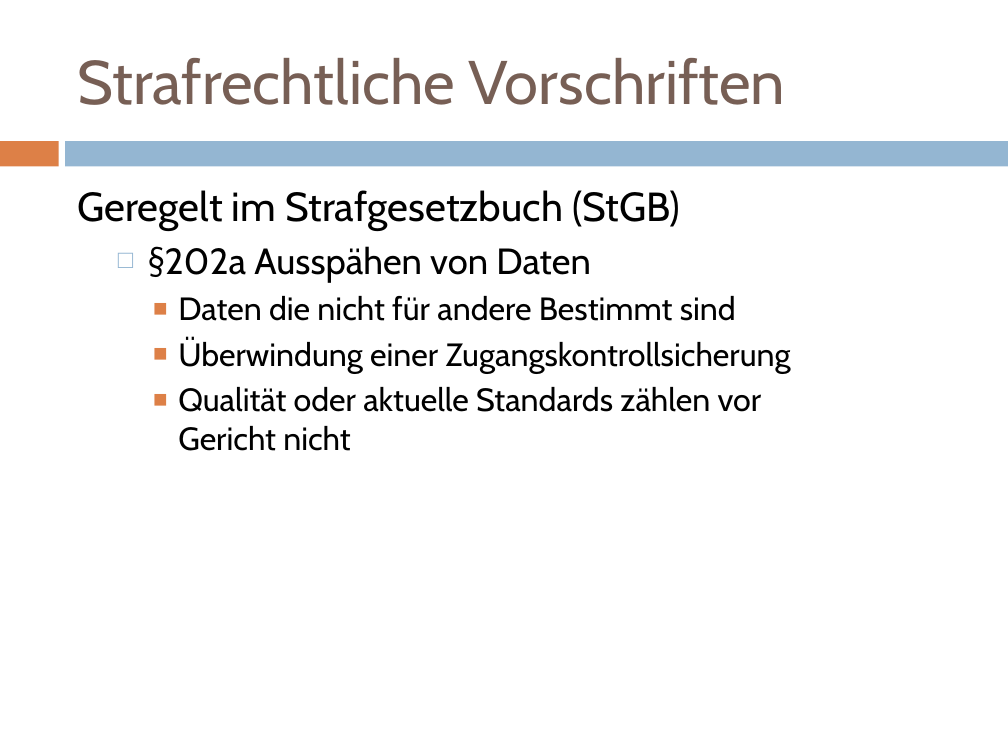
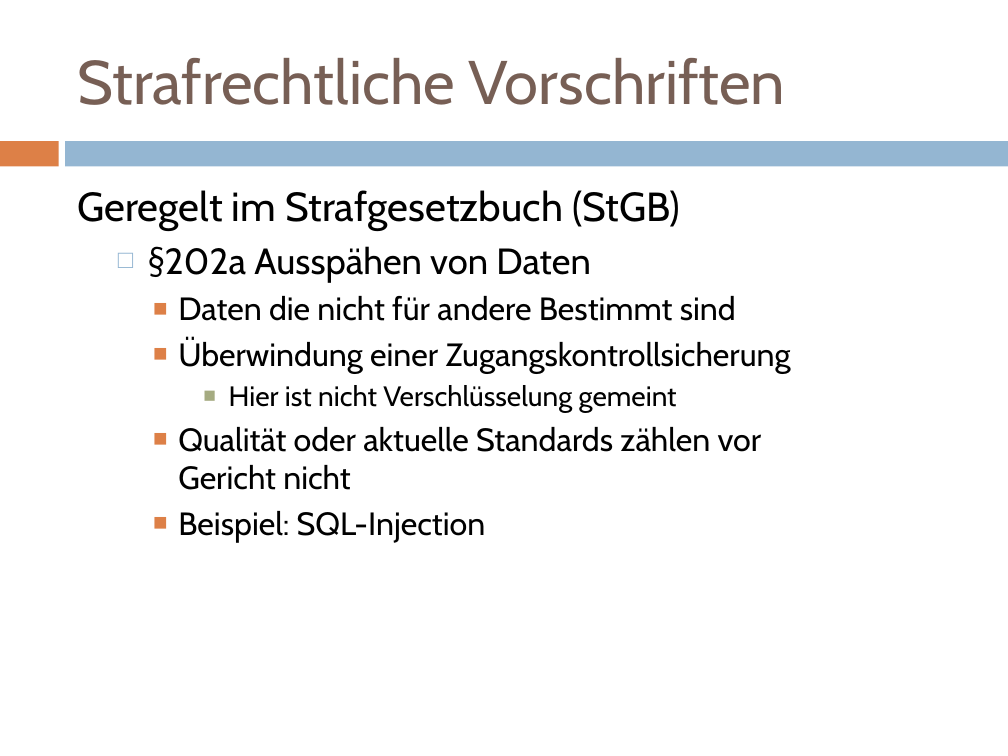
Before and after one commit to doctordebug/Hackerpraktikum, a slide deck: slide 11 of Präsentationen/PT1.pptx. Drawn at 1008x756 pixels with LibreOffice and Linux fonts; fonts in the diff are those of the drawing. Boxes give left, top, right and bottom in pixels: in the first picture for what was removed or moved away, otherwise in the second. Text is boxed around its words. In the diff, an @@ line names an element or a change of style, - is before the commit and + after.

```diff
--- a/Präsentationen/PT1.pptx
+++ b/Präsentationen/PT1.pptx
@@ text at <box>229,385,677,412</box>: paragraph added @@
+      ■ Hier ist nicht Verschlüsselung gemeint
@@ text at <box>178,511,486,542</box>: paragraph added @@
+    ■ Beispiel: SQL-Injection
```
Also in this commit, not shown: 4 other slides changed, 4 slides removed, 3 other files.
